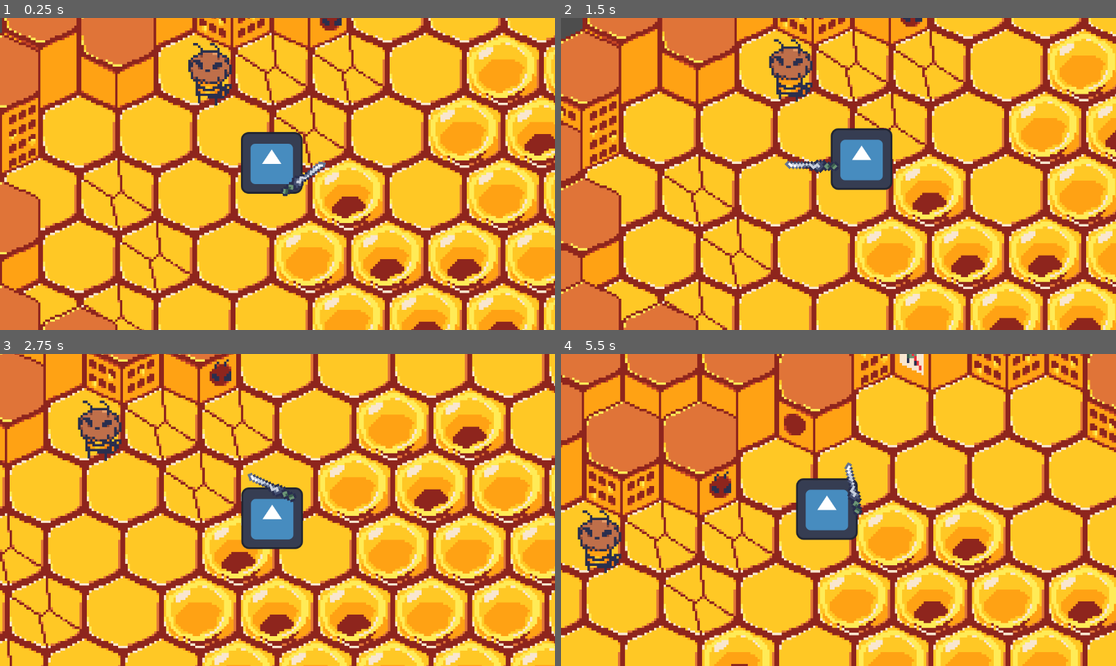
Above: before the commit, frames 1-4 (two rows, left to right).
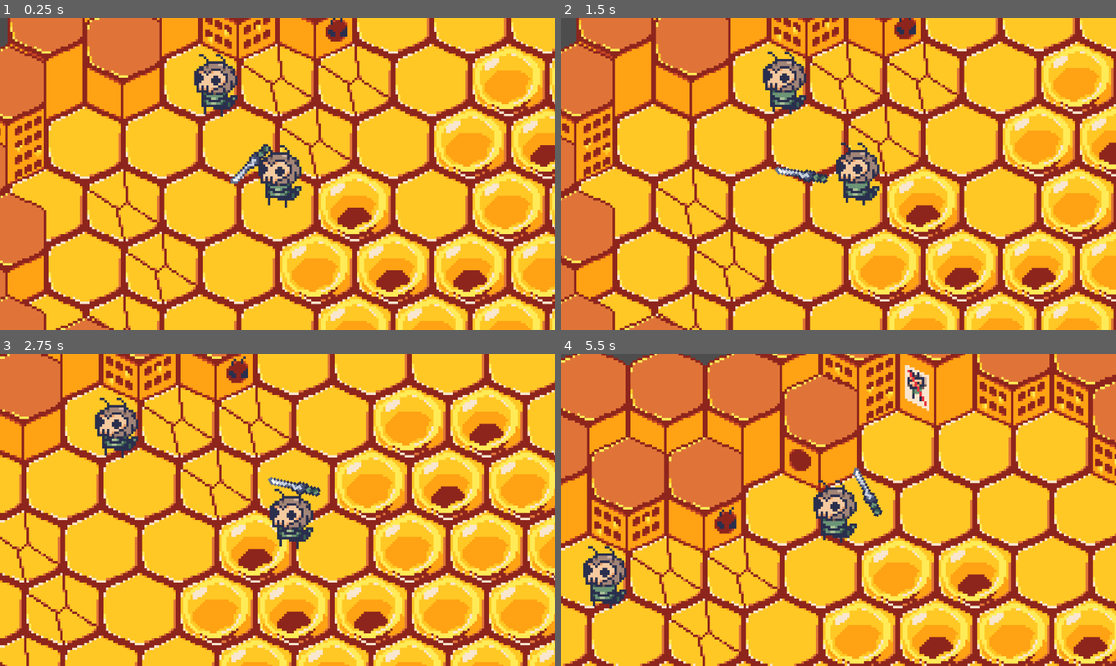
Above: after the commit, the same moments.

Repository: Bloopskidoodle/beegame
Game: Godot game, scene res://Test_Game.tscn
Two runs of this game, one before a commit and one after it. Both use one fixed random seed, a clock stepped at 60 frames per second and the inputs below. The engine's default icon, where the game draws it, is replaced by a stand-in: a white triangle on a blue panel in a dark square.
Inputs (mouse positions are in pixels of both pictures, inside the frame that each line leads up to):
- Up to frame 1 (0.25 s): no input
- Up to frame 2 (1.5 s): move the mouse to (960, 158) at 0.52 s; hold D (move_right) 0.53-1.28 s; tap Tab (stop_movement) at 0.6 s; move the mouse to (727, 189) at 1.27 s; hold S (move_down) from 1.28 s (still down); click (727, 189) at 1.35 s
- Up to frame 3 (2.75 s): move the mouse to (333, 441) at 2.02 s; release S (move_down) at 2.03 s; hold D (move_right) from 2.03 s (still down); tap Tab (stop_movement) at 2.1 s
- Up to frame 4 (5.5 s): move the mouse to (810, 572) at 2.77 s; release D (move_right) at 2.78 s; hold W (move_up) 2.78-3.53 s; click (810, 572) at 2.85 s; move the mouse to (1005, 556) at 3.52 s; hold A (move_left) 3.53-5.03 s; tap Tab (stop_movement) at 3.6, 5.1 s; move the mouse to (672, 463) at 4.27 s; click (672, 463) at 4.35 s; move the mouse to (866, 510) at 5.02 s; hold S (move_down) from 5.03 s (still down)

The runs differ from the first frame. In frame 1, 56% of the frame differs, in the area x 0-100%, y 0-100%; in frame 2, 56%; in frame 3, 56%; in frame 4, 67%.

Commit message:
Changed various items + have death animation
No current way to play it\

Diff:
--- a/DynamicCamera.gd
+++ b/DynamicCamera.gd
@@ -1,6 +1,6 @@
 extends Camera2D
 
-const Dead_Zone = 80
+const Dead_Zone = 160
 
 func _input(event: InputEvent) -> void:
 	if event is InputEventMouseMotion:
@@ -8,4 +8,4 @@
 		if _target.length() < Dead_Zone:
 				self.position = Vector2(0,0)
 		else:
-			self.position = _target.normalized() * (_target.length() - Dead_Zone) * 0.5
+			self.position = _target.normalized() * (_target.length() - Dead_Zone) * 0.5 *0.25
--- a/Enemy.tscn
+++ b/Enemy.tscn
@@ -1,70 +1,70 @@
-[gd_scene load_steps=35 format=3 uid="uid://byv85bsvgyo6s"]
-
-[ext_resource type="Texture2D" uid="uid://yhgvkii4862b" path="res://beemelee_sheet.png" id="1_l7c75"]
-
-[sub_resource type="AnimationNodeAnimation" id="AnimationNodeAnimation_m728q"]
+[gd_scene load_steps=38 format=3 uid="uid://byv85bsvgyo6s"]
+
+[ext_resource type="Texture2D" uid="uid://0cf0mrf5jych" path="res://playermeleemove.png" id="1_3hs0q"]
+
+[sub_resource type="AnimationNodeAnimation" id="AnimationNodeAnimation_fshrs"]
 animation = &"Idle Left"
 
-[sub_resource type="AnimationNodeAnimation" id="AnimationNodeAnimation_y7fen"]
+[sub_resource type="AnimationNodeAnimation" id="AnimationNodeAnimation_jnb46"]
 animation = &"Idle Right"
 
-[sub_resource type="AnimationNodeAnimation" id="AnimationNodeAnimation_m48gw"]
+[sub_resource type="AnimationNodeAnimation" id="AnimationNodeAnimation_bsen3"]
 animation = &"Idle Down"
 
-[sub_resource type="AnimationNodeAnimation" id="AnimationNodeAnimation_5u20f"]
+[sub_resource type="AnimationNodeAnimation" id="AnimationNodeAnimation_0td0n"]
 animation = &"Idle Up"
 
-[sub_resource type="AnimationNodeAnimation" id="AnimationNodeAnimation_k7ejn"]
+[sub_resource type="AnimationNodeAnimation" id="AnimationNodeAnimation_tp50y"]
 animation = &"Idle Up Left"
 
-[sub_resource type="AnimationNodeAnimation" id="AnimationNodeAnimation_5gbgb"]
+[sub_resource type="AnimationNodeAnimation" id="AnimationNodeAnimation_1rskm"]
 animation = &"Idle Up Right"
 
 [sub_resource type="AnimationNodeBlendSpace2D" id="AnimationNodeBlendSpace2D_vygq1"]
-blend_point_0/node = SubResource("AnimationNodeAnimation_m728q")
+blend_point_0/node = SubResource("AnimationNodeAnimation_fshrs")
 blend_point_0/pos = Vector2(-0.9, 0)
-blend_point_1/node = SubResource("AnimationNodeAnimation_y7fen")
+blend_point_1/node = SubResource("AnimationNodeAnimation_jnb46")
 blend_point_1/pos = Vector2(0.9, 0)
-blend_point_2/node = SubResource("AnimationNodeAnimation_m48gw")
+blend_point_2/node = SubResource("AnimationNodeAnimation_bsen3")
 blend_point_2/pos = Vector2(0, 1)
-blend_point_3/node = SubResource("AnimationNodeAnimation_5u20f")
+blend_point_3/node = SubResource("AnimationNodeAnimation_0td0n")
 blend_point_3/pos = Vector2(0, -1)
-blend_point_4/node = SubResource("AnimationNodeAnimation_k7ejn")
+blend_point_4/node = SubResource("AnimationNodeAnimation_tp50y")
 blend_point_4/pos = Vector2(-1, -0.6)
-blend_point_5/node = SubResource("AnimationNodeAnimation_5gbgb")
+blend_point_5/node = SubResource("AnimationNodeAnimation_1rskm")
 blend_point_5/pos = Vector2(1, -0.6)
 blend_mode = 1
 
-[sub_resource type="AnimationNodeAnimation" id="AnimationNodeAnimation_ja3lw"]
+[sub_resource type="AnimationNodeAnimation" id="AnimationNodeAnimation_q8or7"]
 animation = &"Walk Left"
 
-[sub_resource type="AnimationNodeAnimation" id="AnimationNodeAnimation_splj5"]
+[sub_resource type="AnimationNodeAnimation" id="AnimationNodeAnimation_1rma3"]
 animation = &"Walk Right"
 
-[sub_resource type="AnimationNodeAnimation" id="AnimationNodeAnimation_ardrf"]
+[sub_resource type="AnimationNodeAnimation" id="AnimationNodeAnimation_fwrsq"]
 animation = &"Walk Up"
 
-[sub_resource type="AnimationNodeAnimation" id="AnimationNodeAnimation_1fynw"]
+[sub_resource type="AnimationNodeAnimation" id="AnimationNodeAnimation_wquod"]
 animation = &"Walk Down"
 
-[sub_resource type="AnimationNodeAnimation" id="AnimationNodeAnimation_6ve1h"]
+[sub_resource type="AnimationNodeAnimation" id="AnimationNodeAnimation_jjr1u"]
 animation = &"Walk Up Right"
 
-[sub_resource type="AnimationNodeAnimation" id="AnimationNodeAnimation_ps830"]
+[sub_resource type="AnimationNodeAnimation" id="AnimationNodeAnimation_wveas"]
 animation = &"Walk Up Left"
 
 [sub_resource type="AnimationNodeBlendSpace2D" id="AnimationNodeBlendSpace2D_8ad6s"]
-blend_point_0/node = SubResource("AnimationNodeAnimation_ja3lw")
+blend_point_0/node = SubResource("AnimationNodeAnimation_q8or7")
 blend_point_0/pos = Vector2(-0.9, 0)
-blend_point_1/node = SubResource("AnimationNodeAnimation_splj5")
+blend_point_1/node = SubResource("AnimationNodeAnimation_1rma3")
 blend_point_1/pos = Vector2(0.9, 0)
-blend_point_2/node = SubResource("AnimationNodeAnimation_ardrf")
+blend_point_2/node = SubResource("AnimationNodeAnimation_fwrsq")
 blend_point_2/pos = Vector2(0, -1)
-blend_point_3/node = SubResource("AnimationNodeAnimation_1fynw")
+blend_point_3/node = SubResource("AnimationNodeAnimation_wquod")
 blend_point_3/pos = Vector2(0, 1)
-blend_point_4/node = SubResource("AnimationNodeAnimation_6ve1h")
+blend_point_4/node = SubResource("AnimationNodeAnimation_jjr1u")
 blend_point_4/pos = Vector2(1, -0.6)
-blend_point_5/node = SubResource("AnimationNodeAnimation_ps830")
+blend_point_5/node = SubResource("AnimationNodeAnimation_wveas")
 blend_point_5/pos = Vector2(-1, -0.6)
 blend_mode = 1
 
@@ -393,14 +393,61 @@
 "values": [false]
 }
 
+[sub_resource type="ShaderMaterial" id="ShaderMaterial_j05ad"]
+
+[sub_resource type="Animation" id="Animation_6tm0g"]
+resource_name = "Death"
+tracks/0/type = "value"
+tracks/0/imported = false
+tracks/0/enabled = true
+tracks/0/path = NodePath(".:frame")
+tracks/0/interp = 1
+tracks/0/loop_wrap = true
+tracks/0/keys = {
+"times": PackedFloat32Array(0, 0.1, 0.2, 0.3, 0.4, 0.5, 0.6, 0.7),
+"transitions": PackedFloat32Array(1, 1, 1, 1, 1, 1, 1, 1),
+"update": 1,
+"values": [56, 57, 58, 59, 60, 61, 62, 63]
+}
+tracks/1/type = "value"
+tracks/1/imported = false
+tracks/1/enabled = true
+tracks/1/path = NodePath(".:material")
+tracks/1/interp = 1
+tracks/1/loop_wrap = true
+tracks/1/keys = {
+"times": PackedFloat32Array(0),
+"transitions": PackedFloat32Array(1),
+"update": 1,
+"values": [SubResource("ShaderMaterial_j05ad")]
+}
+
+[sub_resource type="Animation" id="Animation_q8sc6"]
+resource_name = "Not Dead"
+length = 0.001
+tracks/0/type = "value"
+tracks/0/imported = false
+tracks/0/enabled = true
+tracks/0/path = NodePath(".:material")
+tracks/0/interp = 1
+tracks/0/loop_wrap = true
+tracks/0/keys = {
+"times": PackedFloat32Array(0),
+"transitions": PackedFloat32Array(1),
+"update": 1,
+"values": [SubResource("ShaderMaterial_j05ad")]
+}
+
 [sub_resource type="AnimationLibrary" id="AnimationLibrary_r7cao"]
 _data = {
+"Death": SubResource("Animation_6tm0g"),
 "Idle Down": SubResource("Animation_5c5jt"),
 "Idle Left": SubResource("Animation_ocaa8"),
 "Idle Right": SubResource("Animation_cr85v"),
 "Idle Up": SubResource("Animation_m0vdq"),
 "Idle Up Left": SubResource("Animation_xs3vk"),
 "Idle Up Right": SubResource("Animation_g2spm"),
+"Not Dead": SubResource("Animation_q8sc6"),
 "RESET": SubResource("Animation_5pa52"),
 "Walk Down": SubResource("Animation_naxav"),
 "Walk Left": SubResource("Animation_h7jym"),
@@ -413,10 +460,10 @@
 [node name="Enemy" type="Node2D"]
 
 [node name="EnemySprite" type="Sprite2D" parent="."]
-texture = ExtResource("1_l7c75")
+texture = ExtResource("1_3hs0q")
 flip_h = true
 hframes = 8
-vframes = 7
+vframes = 8
 
 [node name="AnimationTree" type="AnimationTree" parent="EnemySprite"]
 tree_root = SubResource("AnimationNodeStateMachine_8hei3")
--- a/Test_Game.tscn
+++ b/Test_Game.tscn
@@ -12,7 +12,6 @@
 [node name="Player" parent="." instance=ExtResource("1_liw1t")]
 
 [node name="Dynamic Camera" parent="Player" instance=ExtResource("2_r15pv")]
-position = Vector2(12, 23)
 
 [node name="Weapon" parent="Player" instance=ExtResource("3_yheao")]
 position = Vector2(2.70129, 3.86743)
--- a/Weapon.tscn
+++ b/Weapon.tscn
@@ -46,9 +46,8 @@
 
 [node name="Item" type="Sprite2D" parent="."]
 z_index = 1
-position = Vector2(61, 0.999995)
+position = Vector2(16, 2)
 rotation = 0.581554
-scale = Vector2(5, 5)
 texture = ExtResource("2_t8ypa")
 offset = Vector2(-6.0384, -6.53479)
 script = ExtResource("2_53b2b")
--- /dev/null
+++ b/player.gdshader
@@ -0,0 +1,6 @@
+shader_type canvas_item;
+
+void fragment() {
+	vec4 c = texture(TEXTURE, UV);
+	COLOR = vec4(1.0 - c.rgb, c.a);
+}
--- a/player.tscn
+++ b/player.tscn
@@ -1,6 +1,6 @@
-[gd_scene load_steps=4 format=3 uid="uid://b4oa7rbayrsut"]
-
-[ext_resource type="Texture2D" uid="uid://1xkd322uvvxb" path="res://icon.svg" id="2_b383k"]
+[gd_scene load_steps=42 format=3 uid="uid://b4oa7rbayrsut"]
+
+[ext_resource type="Texture2D" uid="uid://0cf0mrf5jych" path="res://playermeleemove.png" id="1_ov6mc"]
 
 [sub_resource type="GDScript" id="GDScript_ab2i7"]
 script/source = "extends CharacterBody2D
@@ -77,14 +77,496 @@
 "
 
 [sub_resource type="RectangleShape2D" id="RectangleShape2D_uhc06"]
-size = Vector2(126, 124)
+size = Vector2(21, 10)
+
+[sub_resource type="ShaderMaterial" id="ShaderMaterial_j05ad"]
+
+[sub_resource type="AnimationNodeAnimation" id="AnimationNodeAnimation_fshrs"]
+animation = &"Idle Left"
+
+[sub_resource type="AnimationNodeAnimation" id="AnimationNodeAnimation_jnb46"]
+animation = &"Idle Right"
+
+[sub_resource type="AnimationNodeAnimation" id="AnimationNodeAnimation_bsen3"]
+animation = &"Idle Down"
+
+[sub_resource type="AnimationNodeAnimation" id="AnimationNodeAnimation_0td0n"]
+animation = &"Idle Up"
+
+[sub_resource type="AnimationNodeAnimation" id="AnimationNodeAnimation_tp50y"]
+animation = &"Idle Up Left"
+
+[sub_resource type="AnimationNodeAnimation" id="AnimationNodeAnimation_1rskm"]
+animation = &"Idle Up Right"
+
+[sub_resource type="AnimationNodeBlendSpace2D" id="AnimationNodeBlendSpace2D_vygq1"]
+blend_point_0/node = SubResource("AnimationNodeAnimation_fshrs")
+blend_point_0/pos = Vector2(-0.9, 0)
+blend_point_1/node = SubResource("AnimationNodeAnimation_jnb46")
+blend_point_1/pos = Vector2(0.9, 0)
+blend_point_2/node = SubResource("AnimationNodeAnimation_bsen3")
+blend_point_2/pos = Vector2(0, 1)
+blend_point_3/node = SubResource("AnimationNodeAnimation_0td0n")
+blend_point_3/pos = Vector2(0, -1)
+blend_point_4/node = SubResource("AnimationNodeAnimation_tp50y")
+blend_point_4/pos = Vector2(-1, -0.6)
+blend_point_5/node = SubResource("AnimationNodeAnimation_1rskm")
+blend_point_5/pos = Vector2(1, -0.6)
+blend_mode = 1
+
+[sub_resource type="AnimationNodeAnimation" id="AnimationNodeAnimation_prsio"]
+animation = &"Not Dead"
+
+[sub_resource type="AnimationNodeAnimation" id="AnimationNodeAnimation_q8or7"]
+animation = &"Walk Left"
+
+[sub_resource type="AnimationNodeAnimation" id="AnimationNodeAnimation_1rma3"]
+animation = &"Walk Right"
+
+[sub_resource type="AnimationNodeAnimation" id="AnimationNodeAnimation_fwrsq"]
+animation = &"Walk Up"
+
+[sub_resource type="AnimationNodeAnimation" id="AnimationNodeAnimation_wquod"]
+animation = &"Walk Down"
+
+[sub_resource type="AnimationNodeAnimation" id="AnimationNodeAnimation_jjr1u"]
+animation = &"Walk Up Right"
+
+[sub_resource type="AnimationNodeAnimation" id="AnimationNodeAnimation_wveas"]
+animation = &"Walk Up Left"
+
+[sub_resource type="AnimationNodeBlendSpace2D" id="AnimationNodeBlendSpace2D_8ad6s"]
+blend_point_0/node = SubResource("AnimationNodeAnimation_q8or7")
+blend_point_0/pos = Vector2(-0.9, 0)
+blend_point_1/node = SubResource("AnimationNodeAnimation_1rma3")
+blend_point_1/pos = Vector2(0.9, 0)
+blend_point_2/node = SubResource("AnimationNodeAnimation_fwrsq")
+blend_point_2/pos = Vector2(0, -1)
+blend_point_3/node = SubResource("AnimationNodeAnimation_wquod")
+blend_point_3/pos = Vector2(0, 1)
+blend_point_4/node = SubResource("AnimationNodeAnimation_jjr1u")
+blend_point_4/pos = Vector2(1, -0.6)
+blend_point_5/node = SubResource("AnimationNodeAnimation_wveas")
+blend_point_5/pos = Vector2(-1, -0.6)
+blend_mode = 1
+
+[sub_resource type="AnimationNodeStateMachineTransition" id="AnimationNodeStateMachineTransition_xgqby"]
+
+[sub_resource type="AnimationNodeStateMachineTransition" id="AnimationNodeStateMachineTransition_iyioh"]
+
+[sub_resource type="AnimationNodeStateMachineTransition" id="AnimationNodeStateMachineTransition_my4a7"]
+advance_mode = 2
+
+[sub_resource type="AnimationNodeStateMachineTransition" id="AnimationNodeStateMachineTransition_onst1"]
+advance_mode = 2
+
+[sub_resource type="AnimationNodeStateMachine" id="AnimationNodeStateMachine_473ng"]
+states/Idle/node = SubResource("AnimationNodeBlendSpace2D_vygq1")
+states/Idle/position = Vector2(446, 94)
+"states/Not Dead/node" = SubResource("AnimationNodeAnimation_prsio")
+"states/Not Dead/position" = Vector2(277, 124)
+states/Start/position = Vector2(109, 94)
+states/Walk/node = SubResource("AnimationNodeBlendSpace2D_8ad6s")
+states/Walk/position = Vector2(446, 212)
+transitions = ["Idle", "Walk", SubResource("AnimationNodeStateMachineTransition_xgqby"), "Walk", "Idle", SubResource("AnimationNodeStateMachineTransition_iyioh"), "Start", "Not Dead", SubResource("AnimationNodeStateMachineTransition_my4a7"), "Not Dead", "Idle", SubResource("AnimationNodeStateMachineTransition_onst1")]
+
+[sub_resource type="AnimationNodeStateMachinePlayback" id="AnimationNodeStateMachinePlayback_d0is3"]
+
+[sub_resource type="Animation" id="Animation_5c5jt"]
+resource_name = "Idle Down"
+loop_mode = 1
+tracks/0/type = "value"
+tracks/0/imported = false
+tracks/0/enabled = true
+tracks/0/path = NodePath(".:frame")
+tracks/0/interp = 1
+tracks/0/loop_wrap = true
+tracks/0/keys = {
+"times": PackedFloat32Array(0, 0.1, 0.2, 0.3, 0.4, 0.5, 0.6, 0.7),
+"transitions": PackedFloat32Array(1, 1, 1, 1, 1, 1, 1, 1),
+"update": 1,
+"values": [0, 1, 2, 3, 4, 5, 6, 7]
+}
+
+[sub_resource type="Animation" id="Animation_ocaa8"]
+resource_name = "Idle Left"
+loop_mode = 1
+tracks/0/type = "value"
+tracks/0/imported = false
+tracks/0/enabled = true
+tracks/0/path = NodePath(".:frame")
+tracks/0/interp = 1
+tracks/0/loop_wrap = true
+tracks/0/keys = {
+"times": PackedFloat32Array(0, 0.1, 0.2, 0.3, 0.4, 0.5, 0.6, 0.7),
+"transitions": PackedFloat32Array(1, 1, 1, 1, 1, 1, 1, 1),
+"update": 1,
+"values": [8, 9, 10, 11, 12, 13, 14, 15]
+}
+tracks/1/type = "value"
+tracks/1/imported = false
+tracks/1/enabled = true
+tracks/1/path = NodePath(".:flip_h")
+tracks/1/interp = 1
+tracks/1/loop_wrap = true
+tracks/1/keys = {
+"times": PackedFloat32Array(0),
+"transitions": PackedFloat32Array(1),
+"update": 1,
+"values": [true]
+}
+
+[sub_resource type="Animation" id="Animation_cr85v"]
+resource_name = "Idle Right"
+loop_mode = 1
+tracks/0/type = "value"
+tracks/0/imported = false
+tracks/0/enabled = true
+tracks/0/path = NodePath(".:frame")
+tracks/0/interp = 1
+tracks/0/loop_wrap = true
+tracks/0/keys = {
+"times": PackedFloat32Array(0, 0.1, 0.2, 0.3, 0.4, 0.5, 0.6, 0.7),
+"transitions": PackedFloat32Array(1, 1, 1, 1, 1, 1, 1, 1),
+"update": 1,
+"values": [8, 9, 10, 11, 12, 13, 14, 15]
+}
+tracks/1/type = "value"
+tracks/1/imported = false
+tracks/1/enabled = true
+tracks/1/path = NodePath(".:flip_h")
+tracks/1/interp = 1
+tracks/1/loop_wrap = true
+tracks/1/keys = {
+"times": PackedFloat32Array(0),
+"transitions": PackedFloat32Array(1),
+"update": 1,
+"values": [false]
+}
+
+[sub_resource type="Animation" id="Animation_m0vdq"]
+resource_name = "Idle Up"
+loop_mode = 1
+tracks/0/type = "value"
+tracks/0/imported = false
+tracks/0/enabled = true
+tracks/0/path = NodePath(".:frame")
+tracks/0/interp = 1
+tracks/0/loop_wrap = true
+tracks/0/keys = {
+"times": PackedFloat32Array(0, 0.1, 0.2, 0.3, 0.4, 0.5, 0.6, 0.7),
+"transitions": PackedFloat32Array(1, 1, 1, 1, 1, 1, 1, 1),
+"update": 1,
+"values": [24, 25, 26, 27, 28, 29, 30, 31]
+}
+
+[sub_resource type="Animation" id="Animation_xs3vk"]
+resource_name = "Idle Up Left"
+loop_mode = 1
+tracks/0/type = "value"
+tracks/0/imported = false
+tracks/0/enabled = true
+tracks/0/path = NodePath(".:frame")
+tracks/0/interp = 1
+tracks/0/loop_wrap = true
+tracks/0/keys = {
+"times": PackedFloat32Array(0, 0.1, 0.2, 0.3, 0.4, 0.5, 0.6, 0.7),
+"transitions": PackedFloat32Array(1, 1, 1, 1, 1, 1, 1, 1),
+"update": 1,
+"values": [16, 17, 18, 19, 20, 21, 22, 23]
+}
+tracks/1/type = "value"
+tracks/1/imported = false
+tracks/1/enabled = true
+tracks/1/path = NodePath(".:flip_h")
+tracks/1/interp = 1
+tracks/1/loop_wrap = true
+tracks/1/keys = {
+"times": PackedFloat32Array(0),
+"transitions": PackedFloat32Array(1),
+"update": 1,
+"values": [true]
+}
+
+[sub_resource type="Animation" id="Animation_g2spm"]
+resource_name = "Idle Up Right"
+loop_mode = 1
+tracks/0/type = "value"
+tracks/0/imported = false
+tracks/0/enabled = true
+tracks/0/path = NodePath(".:frame")
+tracks/0/interp = 1
+tracks/0/loop_wrap = true
+tracks/0/keys = {
+"times": PackedFloat32Array(0, 0.1, 0.2, 0.3, 0.4, 0.5, 0.6, 0.7),
+"transitions": PackedFloat32Array(1, 1, 1, 1, 1, 1, 1, 1),
+"update": 1,
+"values": [16, 17, 18, 19, 20, 21, 22, 23]
+}
+tracks/1/type = "value"
+tracks/1/imported = false
+tracks/1/enabled = true
+tracks/1/path = NodePath(".:flip_h")
+tracks/1/interp = 1
+tracks/1/loop_wrap = true
+tracks/1/keys = {
+"times": PackedFloat32Array(0),
+"transitions": PackedFloat32Array(1),
+"update": 1,
+"values": [false]
+}
+
+[sub_resource type="Animation" id="Animation_5pa52"]
+length = 0.001
+tracks/0/type = "value"
+tracks/0/imported = false
+tracks/0/enabled = true
+tracks/0/path = NodePath(".:frame")
+tracks/0/interp = 1
+tracks/0/loop_wrap = true
+tracks/0/keys = {
+"times": PackedFloat32Array(0),
+"transitions": PackedFloat32Array(1),
+"update": 1,
+"values": [0]
+}
+
+[sub_resource type="Animation" id="Animation_naxav"]
+resource_name = "Walk Down"
+length = 0.6
+loop_mode = 1
+tracks/0/type = "value"
+tracks/0/imported = false
+tracks/0/enabled = true
+tracks/0/path = NodePath(".:frame")
+tracks/0/interp = 1
+tracks/0/loop_wrap = true
+tracks/0/keys = {
+"times": PackedFloat32Array(0, 0.1, 0.2, 0.3, 0.4, 0.5),
+"transitions": PackedFloat32Array(1, 1, 1, 1, 1, 1),
+"update": 1,
+"values": [32, 33, 34, 35, 36, 37]
+}
+
+[sub_resource type="Animation" id="Animation_h7jym"]
+resource_name = "Walk Left"
+length = 0.6
+loop_mode = 1
+tracks/0/type = "value"
+tracks/0/imported = false
+tracks/0/enabled = true
+tracks/0/path = NodePath(".:frame")
+tracks/0/interp = 1
+tracks/0/loop_wrap = true
+tracks/0/keys = {
+"times": PackedFloat32Array(0, 0.1, 0.2, 0.3, 0.4, 0.5),
+"transitions": PackedFloat32Array(1, 1, 1, 1, 1, 1),
+"update": 1,
+"values": [38, 39, 40, 41, 42, 43]
+}
+tracks/1/type = "value"
+tracks/1/imported = false
+tracks/1/enabled = true
+tracks/1/path = NodePath(".:flip_h")
+tracks/1/interp = 1
+tracks/1/loop_wrap = true
+tracks/1/keys = {
+"times": PackedFloat32Array(0),
+"transitions": PackedFloat32Array(1),
+"update": 1,
+"values": [true]
+}
+
+[sub_resource type="Animation" id="Animation_dw07w"]
+resource_name = "Walk Right"
+length = 0.6
+loop_mode = 1
+tracks/0/type = "value"
+tracks/0/imported = false
+tracks/0/enabled = true
+tracks/0/path = NodePath(".:frame")
+tracks/0/interp = 1
+tracks/0/loop_wrap = true
+tracks/0/keys = {
+"times": PackedFloat32Array(0, 0.1, 0.2, 0.3, 0.4, 0.5),
+"transitions": PackedFloat32Array(1, 1, 1, 1, 1, 1),
+"update": 1,
+"values": [38, 39, 40, 41, 42, 43]
+}
+tracks/1/type = "value"
+tracks/1/imported = false
+tracks/1/enabled = true
+tracks/1/path = NodePath(".:flip_h")
+tracks/1/interp = 1
+tracks/1/loop_wrap = true
+tracks/1/keys = {
+"times": PackedFloat32Array(0),
+"transitions": PackedFloat32Array(1),
+"update": 1,
+"values": [false]
+}
+
+[sub_resource type="Animation" id="Animation_2v8by"]
+resource_name = "Walk Up"
+length = 0.6
+loop_mode = 1
+tracks/0/type = "value"
+tracks/0/imported = false
+tracks/0/enabled = true
+tracks/0/path = NodePath(".:frame")
+tracks/0/interp = 1
+tracks/0/loop_wrap = true
+tracks/0/keys = {
+"times": PackedFloat32Array(0, 0.1, 0.2, 0.3, 0.4, 0.5),
+"transitions": PackedFloat32Array(1, 1, 1, 1, 1, 1),
+"update": 1,
+"values": [50, 51, 52, 53, 54, 55]
+}
+
+[sub_resource type="Animation" id="Animation_bjgus"]
+resource_name = "Walk Up Left"
+length = 0.6
+loop_mode = 1
+tracks/0/type = "value"
+tracks/0/imported = false
+tracks/0/enabled = true
+tracks/0/path = NodePath(".:frame")
+tracks/0/interp = 1
+tracks/0/loop_wrap = true
+tracks/0/keys = {
+"times": PackedFloat32Array(0, 0.1, 0.2, 0.3, 0.4, 0.5),
+"transitions": PackedFloat32Array(1, 1, 1, 1, 1, 1),
+"update": 1,
+"values": [44, 45, 46, 47, 48, 49]
+}
+tracks/1/type = "value"
+tracks/1/imported = false
+tracks/1/enabled = true
+tracks/1/path = NodePath(".:flip_h")
+tracks/1/interp = 1
+tracks/1/loop_wrap = true
+tracks/1/keys = {
+"times": PackedFloat32Array(0),
+"transitions": PackedFloat32Array(1),
+"update": 1,
+"values": [true]
+}
+
+[sub_resource type="Animation" id="Animation_5q36g"]
+resource_name = "Walk Up Right"
+length = 0.6
+loop_mode = 1
+tracks/0/type = "value"
+tracks/0/imported = false
+tracks/0/enabled = true
+tracks/0/path = NodePath(".:frame")
+tracks/0/interp = 1
+tracks/0/loop_wrap = true
+tracks/0/keys = {
+"times": PackedFloat32Array(0, 0.1, 0.2, 0.3, 0.4, 0.5),
+"transitions": PackedFloat32Array(1, 1, 1, 1, 1, 1),
+"update": 1,
+"values": [44, 45, 46, 47, 48, 49]
+}
+tracks/1/type = "value"
+tracks/1/imported = false
+tracks/1/enabled = true
+tracks/1/path = NodePath(".:flip_h")
+tracks/1/interp = 1
+tracks/1/loop_wrap = true
+tracks/1/keys = {
+"times": PackedFloat32Array(0),
+"transitions": PackedFloat32Array(1),
+"update": 1,
+"values": [false]
+}
+
+[sub_resource type="Animation" id="Animation_6tm0g"]
+resource_name = "Death"
+tracks/0/type = "value"
+tracks/0/imported = false
+tracks/0/enabled = true
+tracks/0/path = NodePath(".:frame")
+tracks/0/interp = 1
+tracks/0/loop_wrap = true
+tracks/0/keys = {
+"times": PackedFloat32Array(0, 0.1, 0.2, 0.3, 0.4, 0.5, 0.6, 0.7),
+"transitions": PackedFloat32Array(1, 1, 1, 1, 1, 1, 1, 1),
+"update": 1,
+"values": [56, 57, 58, 59, 60, 61, 62, 63]
+}
+tracks/1/type = "value"
+tracks/1/imported = false
+tracks/1/enabled = true
+tracks/1/path = NodePath(".:material")
+tracks/1/interp = 1
+tracks/1/loop_wrap = true
+tracks/1/keys = {
+"times": PackedFloat32Array(0),
+"transitions": PackedFloat32Array(1),
+"update": 1,
+"values": [SubResource("ShaderMaterial_j05ad")]
+}
+
+[sub_resource type="Animation" id="Animation_q8sc6"]
+resource_name = "Not Dead"
+length = 0.001
+tracks/0/type = "value"
+tracks/0/imported = false
+tracks/0/enabled = true
+tracks/0/path = NodePath(".:material")
+tracks/0/interp = 1
+tracks/0/loop_wrap = true
+tracks/0/keys = {
+"times": PackedFloat32Array(0),
+"transitions": PackedFloat32Array(1),
+"update": 1,
+"values": [SubResource("ShaderMaterial_j05ad")]
+}
+
+[sub_resource type="AnimationLibrary" id="AnimationLibrary_r7cao"]
+_data = {
+"Death": SubResource("Animation_6tm0g"),
+"Idle Down": SubResource("Animation_5c5jt"),
+"Idle Left": SubResource("Animation_ocaa8"),
+"Idle Right": SubResource("Animation_cr85v"),
+"Idle Up": SubResource("Animation_m0vdq"),
+"Idle Up Left": SubResource("Animation_xs3vk"),
+"Idle Up Right": SubResource("Animation_g2spm"),
+"Not Dead": SubResource("Animation_q8sc6"),
+"RESET": SubResource("Animation_5pa52"),
+"Walk Down": SubResource("Animation_naxav"),
+"Walk Left": SubResource("Animation_h7jym"),
+"Walk Right": SubResource("Animation_dw07w"),
+"Walk Up": SubResource("Animation_2v8by"),
+"Walk Up Left": SubResource("Animation_bjgus"),
+"Walk Up Right": SubResource("Animation_5q36g")
+}
 
 [node name="Player" type="CharacterBody2D"]
+scale = Vector2(5, 5)
 script = SubResource("GDScript_ab2i7")
 
 [node name="CollisionShape2D" type="CollisionShape2D" parent="."]
-position = Vector2(-1, -1)
+position = Vector2(0.5, 11)
 shape = SubResource("RectangleShape2D_uhc06")
 
-[node name="Icon" type="Sprite2D" parent="."]
-texture = ExtResource("2_b383k")
+[node name="PlayerSprite" type="Sprite2D" parent="."]
+material = SubResource("ShaderMaterial_j05ad")
+texture = ExtResource("1_ov6mc")
+flip_h = true
+hframes = 8
+vframes = 8
+
+[node name="AnimationTree" type="AnimationTree" parent="PlayerSprite"]
+tree_root = SubResource("AnimationNodeStateMachine_473ng")
+anim_player = NodePath("../AnimationPlayer")
+active = true
+parameters/playback = SubResource("AnimationNodeStateMachinePlayback_d0is3")
+parameters/Idle/blend_position = Vector2(-0.825153, 0.563518)
+parameters/Walk/blend_position = Vector2(-0.0582822, 1.39088)
+
+[node name="AnimationPlayer" type="AnimationPlayer" parent="PlayerSprite"]
+libraries = {
+"": SubResource("AnimationLibrary_r7cao")
+}
Binary file added: playermeleemove.png
Not shown, added: playermeleemove.png.import
